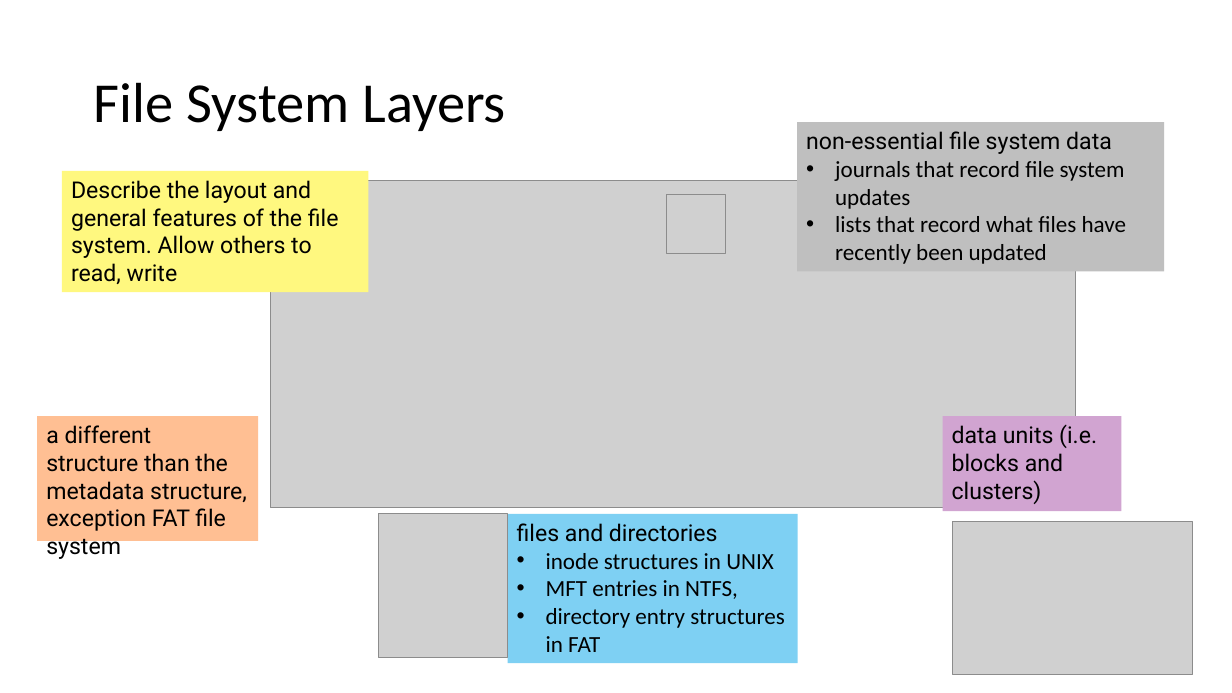
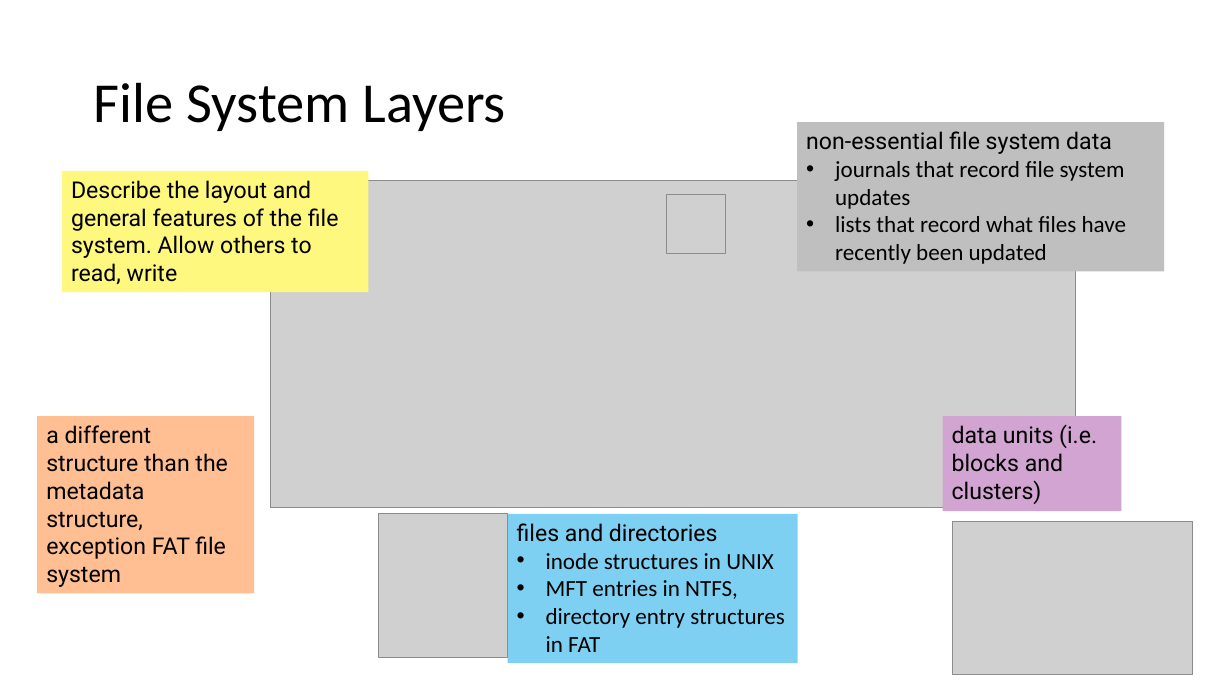
Before and after one commit to frankwxu/digital-forensics-lab, a slide deck: slide 6 of Basic_Computer_Skills_for_Forensics/6_Sleuth_Kit_Tutorial.pptx (slide 3 before the commit). Drawn at 1232x693 pixels with LibreOffice and Linux fonts; fonts in the diff are those of the drawing; grey boxes stand for pictures; background and template pictures are left out. Boxes give left, top, right and bottom in pixels: in the first picture for what was removed or moved away, otherwise in the second. Text is boxed around its words. In the diff, an @@ line names an element or a change of style, - is before the commit and + after.

```diff
--- a/Basic_Computer_Skills_for_Forensics/6_Sleuth_Kit_Tutorial.pptx
+++ b/Basic_Computer_Skills_for_Forensics/6_Sleuth_Kit_Tutorial.pptx
@@ rectangle "a different structure than the ...": place and size @@
-rectangle "a different structure than the ..." at [37, 416, 258, 541]
+rectangle "a different structure than the ..." at [37, 416, 254, 593]
```
Also in this commit, not shown: 4 slides added, 3 other files.
